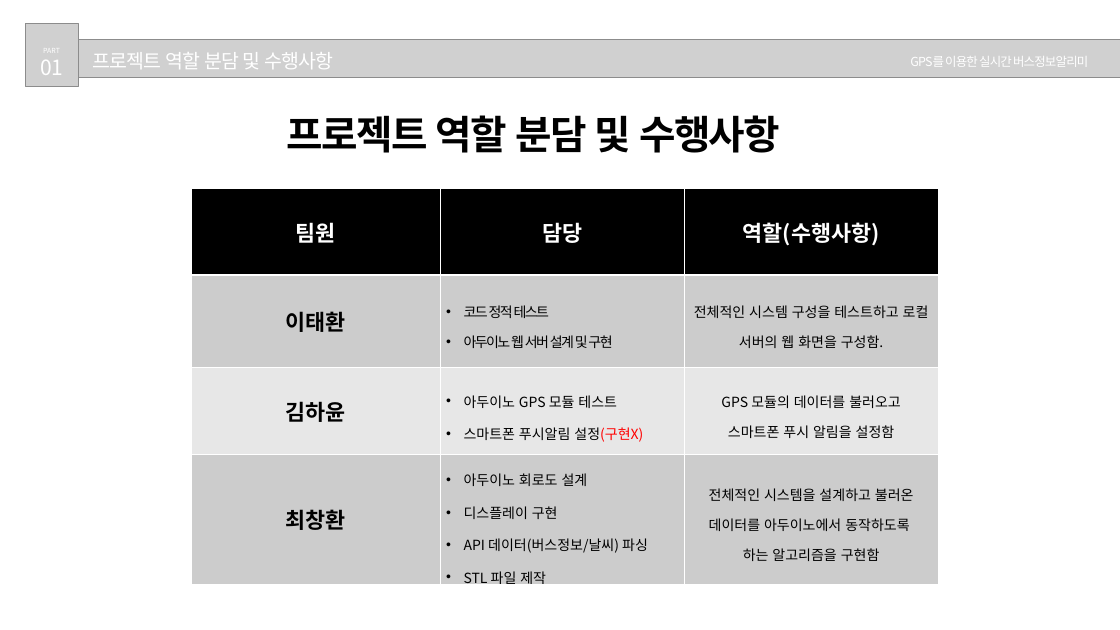
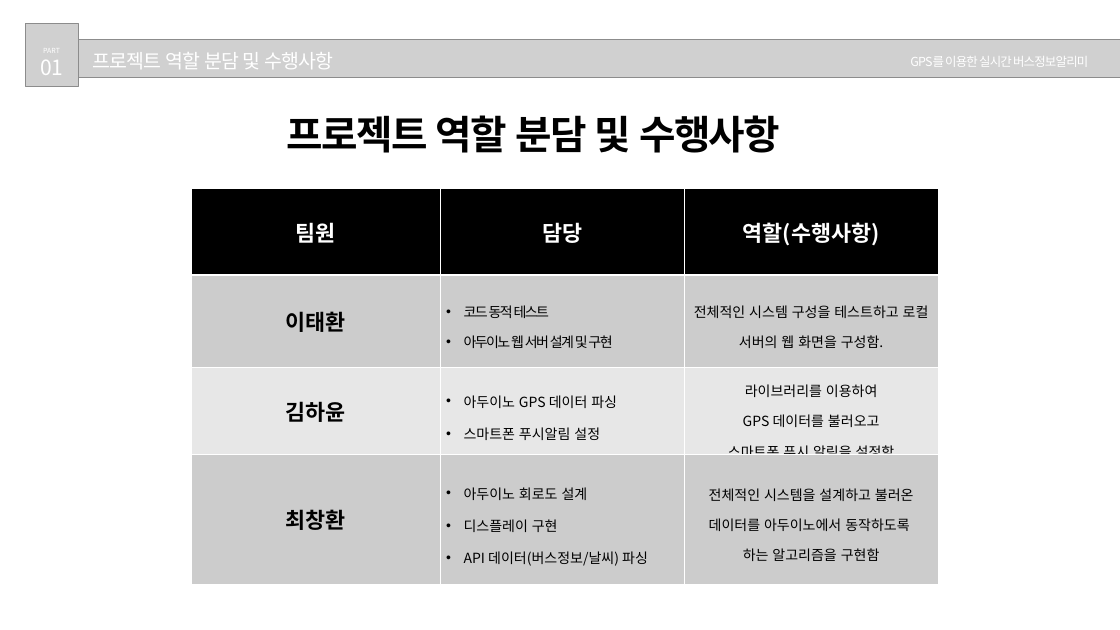
Before and after one commit to Hwan0808/Capstone_Project, a slide deck: slide 4 of 종합프로젝트설계_발표자료.pptx. Drawn at 1120x630 pixels with LibreOffice and Linux fonts; fonts in the diff are those of the drawing; grey boxes stand for pictures. Boxes give left, top, right and bottom in pixels: in the first picture for what was removed or moved away, otherwise in the second. Text is boxed around its words. In the diff, an @@ line names an element or a change of style, - is before the commit and + after.

```diff
--- a/종합프로젝트설계_발표자료.pptx
+++ b/종합프로젝트설계_발표자료.pptx
@@ table at box(192, 188, 938, 584) @@
-row 2, column 2: 코드 정적 테스트 / 아두이노 웹 서버 설계 및 구현
+row 2, column 2: 코드 동적 테스트 / 아두이노 웹 서버 설계 및 구현
-row 3, column 2: 아두이노 GPS 모듈 테스트 / 스마트폰 푸시알림 설정(구현X)
+row 3, column 2: 아두이노 GPS 데이터 파싱 / 스마트폰 푸시알림 설정
-row 3, column 3: GPS 모듈의 데이터를 불러오고 / 스마트폰 푸시 알림을 설정함
+row 3, column 3: 라이브러리를 이용하여 / GPS 데이터를 불러오고 / 스마트폰 푸시 알림을 설정함
-row 4, column 2: 아두이노 회로도 설계 / 디스플레이 구현 / API 데이터(버스정보/날씨) 파싱 / STL 파일 제작
+row 4, column 2: 아두이노 회로도 설계 / 디스플레이 구현 / API 데이터(버스정보/날씨) 파싱
```
Also in this commit, not shown: 1 other slide changed.
